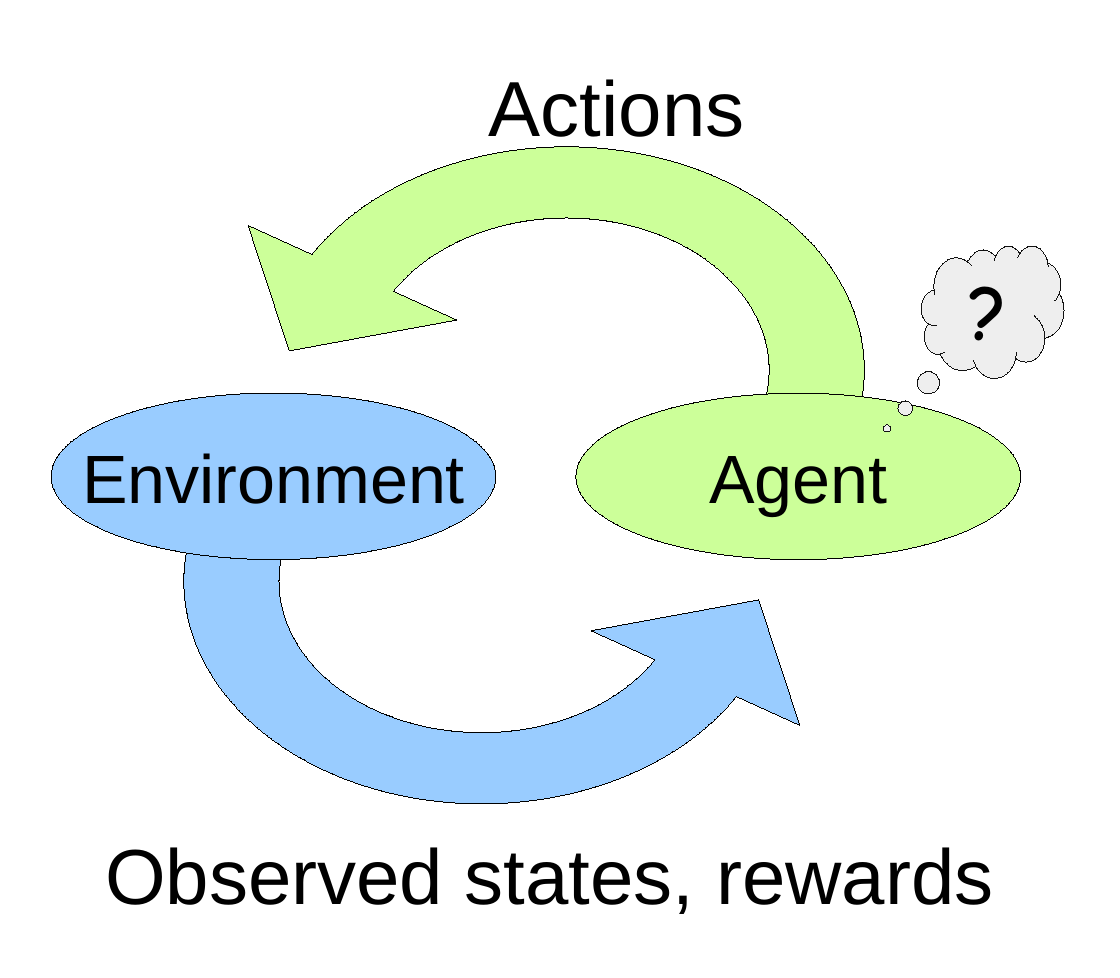
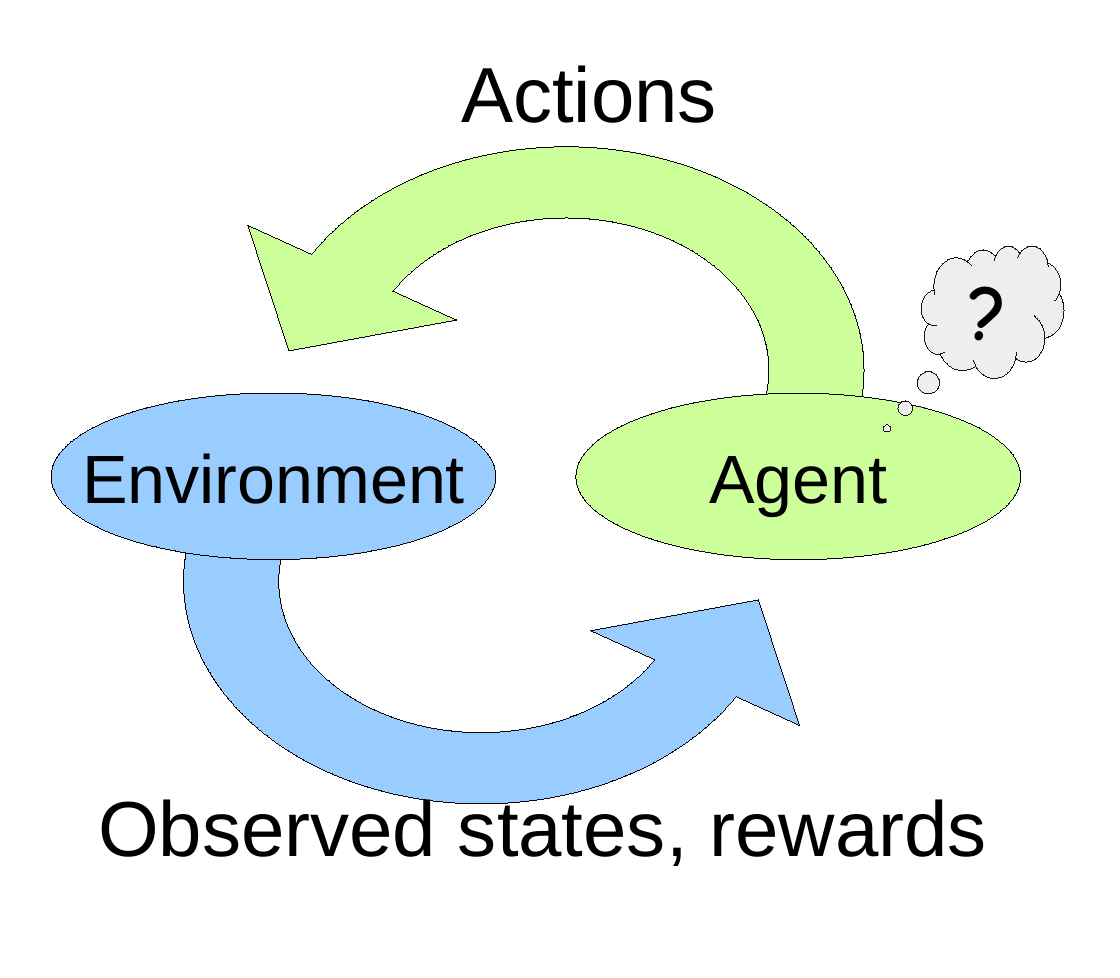
Before and after one commit to banilo/darkcontrol, a slide deck: slide 1 of paper/rl.odp. Drawn at 1120x978 pixels with LibreOffice and Linux fonts; fonts in the diff are those of the drawing. Boxes give left, top, right and bottom in pixels: in the first picture for what was removed or moved away, otherwise in the second. Text is boxed around its words. In the diff, an @@ line names an element or a change of style, - is before the commit and + after.

Commit message:
updated fig2.

```diff
--- a/paper/rl.odp
+++ b/paper/rl.odp
@@ text "Actions" rewrapped from bbox=[489, 79, 745, 151] to bbox=[461, 65, 717, 123] @@
@@ freeform shape at bbox=[184, 358, 779, 804]: outline redrawn @@
@@ text "Observed states, rewards" rewrapped from bbox=[105, 847, 993, 914] to bbox=[98, 793, 986, 866] @@
```
